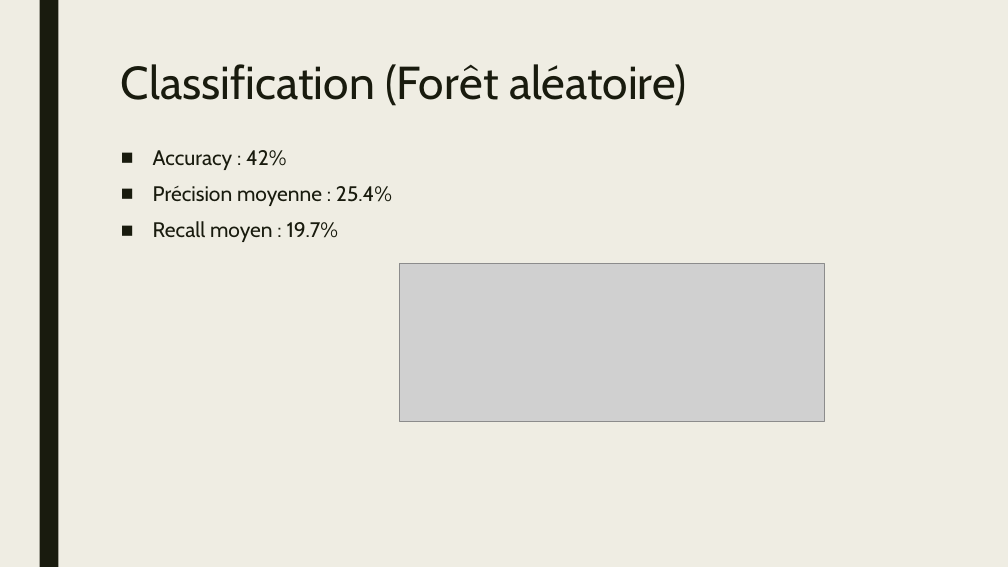
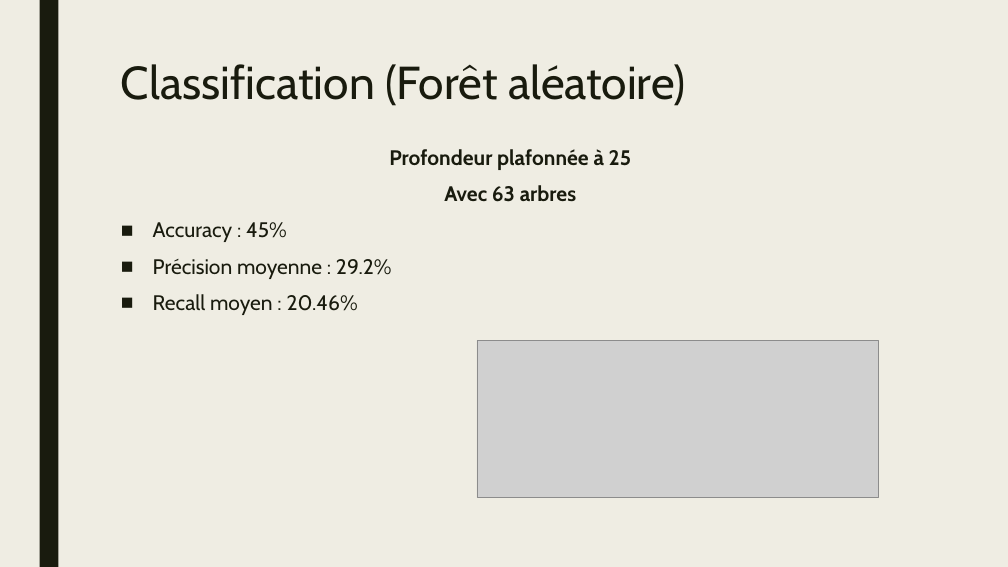
Before and after one commit to HamaniKhalil/black-friday-predict, a slide deck: slide 36 of presentation/fdd-hk-presentation-bf.pptx. Drawn at 1008x567 pixels with LibreOffice and Linux fonts; fonts in the diff are those of the drawing; grey boxes stand for pictures. Boxes give left, top, right and bottom in pixels: in the first picture for what was removed or moved away, otherwise in the second. Text is boxed around its words. In the diff, an @@ line names an element or a change of style, - is before the commit and + after.

```diff
--- a/presentation/fdd-hk-presentation-bf.pptx
+++ b/presentation/fdd-hk-presentation-bf.pptx
@@ text at <box>153,149,631,315</box>: text changed @@
-■ Accuracy : 42%
-■ Précision moyenne : 25.4%
-■ Recall moyen : 19.7%
+Profondeur plafonnée à 25
+Avec 63 arbres
+■ Accuracy : 45%
+■ Précision moyenne : 29.2%
+■ Recall moyen : 20.46%
@@ picture: place and size @@
-picture at <box>400,264,824,421</box>
+picture at <box>477,340,879,498</box>
```
Also in this commit, not shown: 2 other slides changed, 2 other files.
